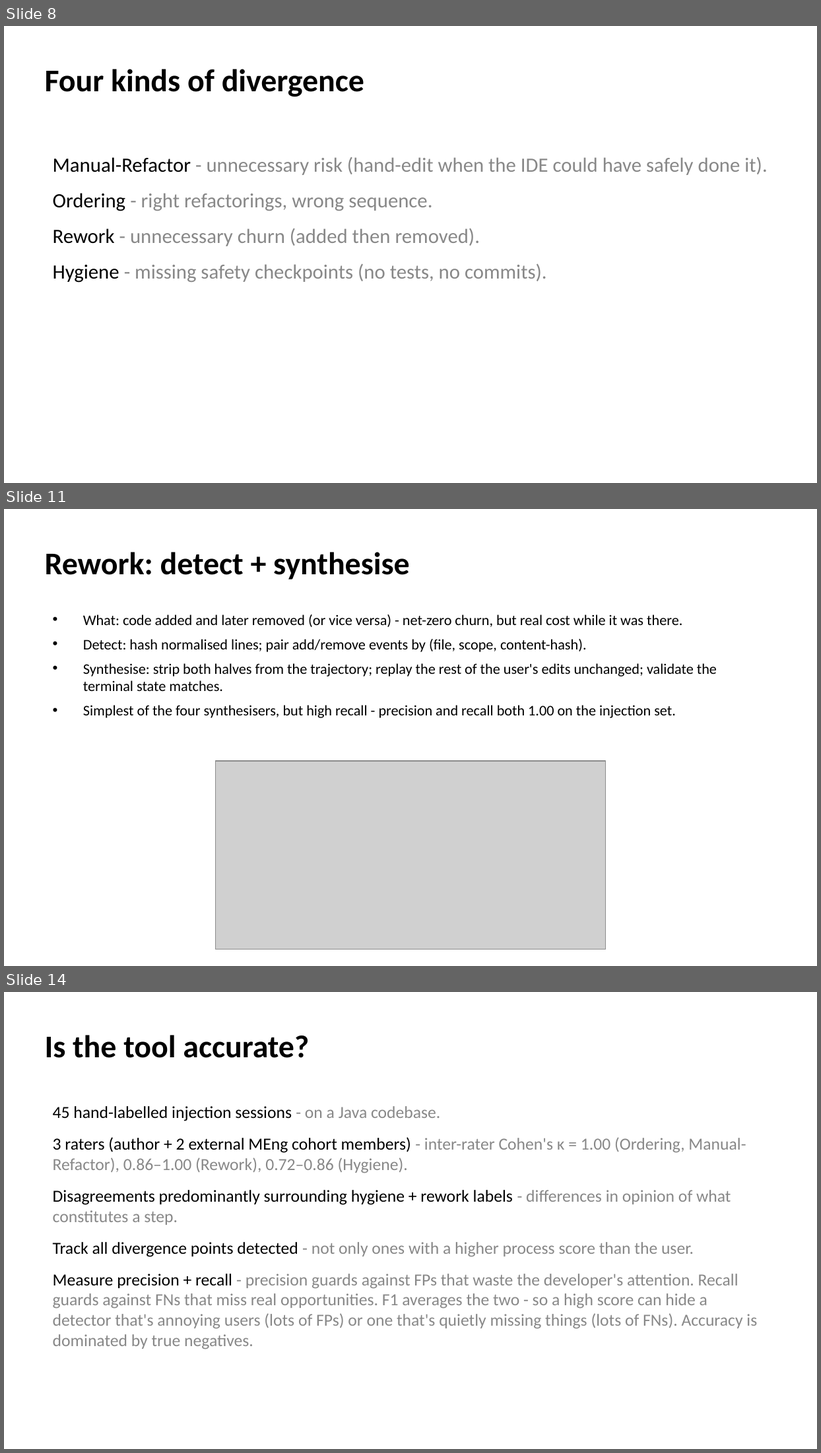
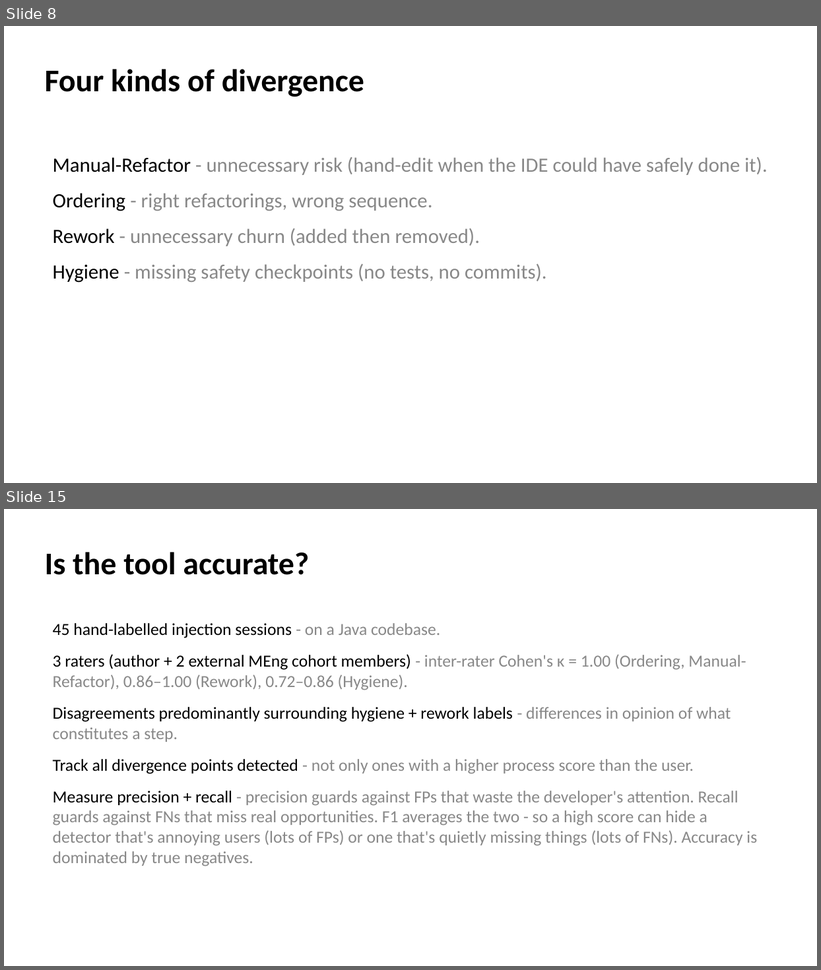
Before and after one commit to EthanHosier/fyp, a slide deck: presentation/slides.pptx. Shown one above the other, each under a label of ours: slides 8, 11 and 14 before the commit, slides 8 and 15 after it; the slides between them are not shown. The pictures are 821x1453 and 821x970 pixels, drawn with LibreOffice and Linux fonts; fonts in the diff are those of the drawing; grey boxes stand for pictures. Boxes give left, top, right and bottom in pixels: in the first picture for what was removed or moved away, otherwise in the second. Text is boxed around its words. In the diff, an @@ line names an element or a change of style, - is before the commit and + after.

```diff
--- a/presentation/slides.pptx
+++ b/presentation/slides.pptx
@@ slide 11 removed at (x1=4, y1=509, x2=817, y2=966), background #FFFFFF @@
@@ text removed at (x1=45, y1=552, x2=410, y2=580) @@
-Rework: detect + synthesise
@@ text removed at (x1=83, y1=615, x2=717, y2=718) @@
-• What: code added and later removed (or vice versa) - net-zero churn, but real cost while it was there.
-• Detect: hash normalised lines; pair add/remove events by (file, scope, content-hash).
-• Synthesise: strip both halves from the trajectory; replay the rest of the user's edits unchanged; validate the terminal state matches.
-• Simplest of the four synthesisers, but high recall - precision and recall both 1.00 on the injection set.
@@ picture removed at (x1=215, y1=761, x2=606, y2=950) @@
@@ what was slide 14 is now slide 15 @@
```
Also in this commit, not shown: 7 slides changed, 5 slides added, 1 other file.
